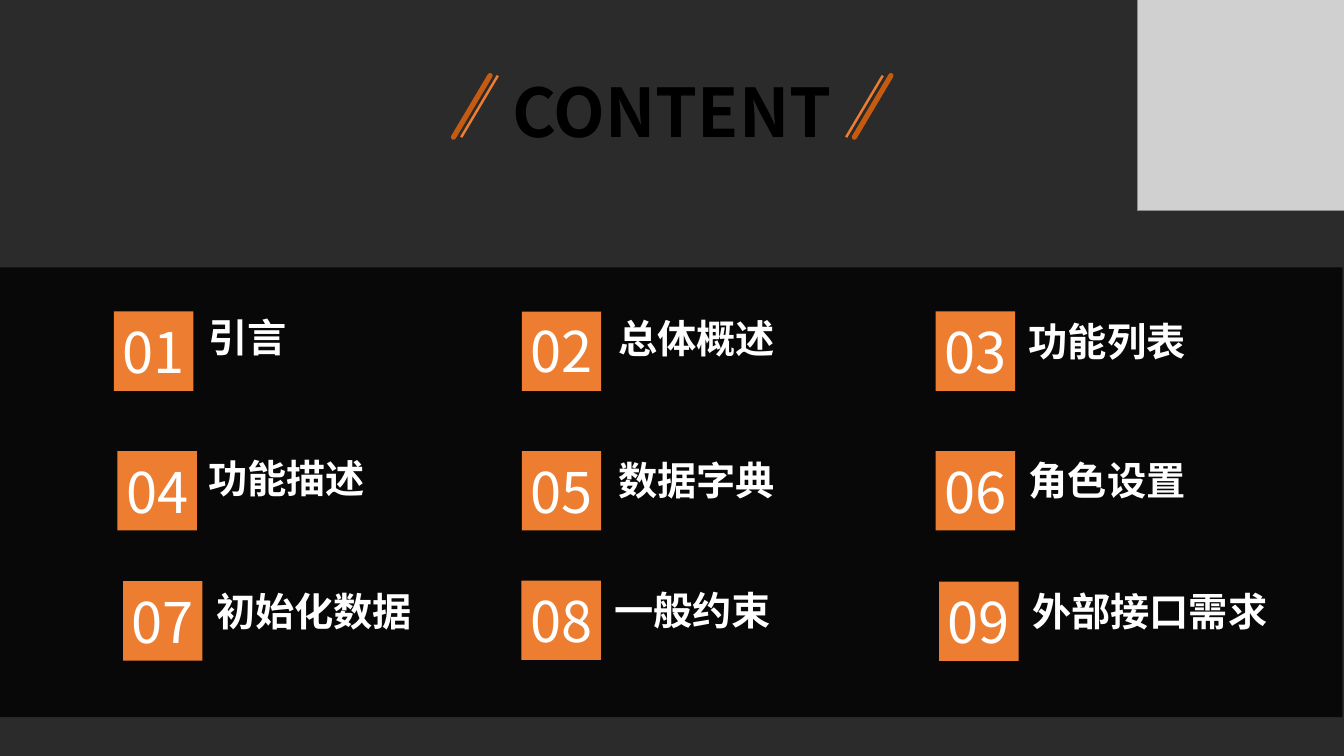
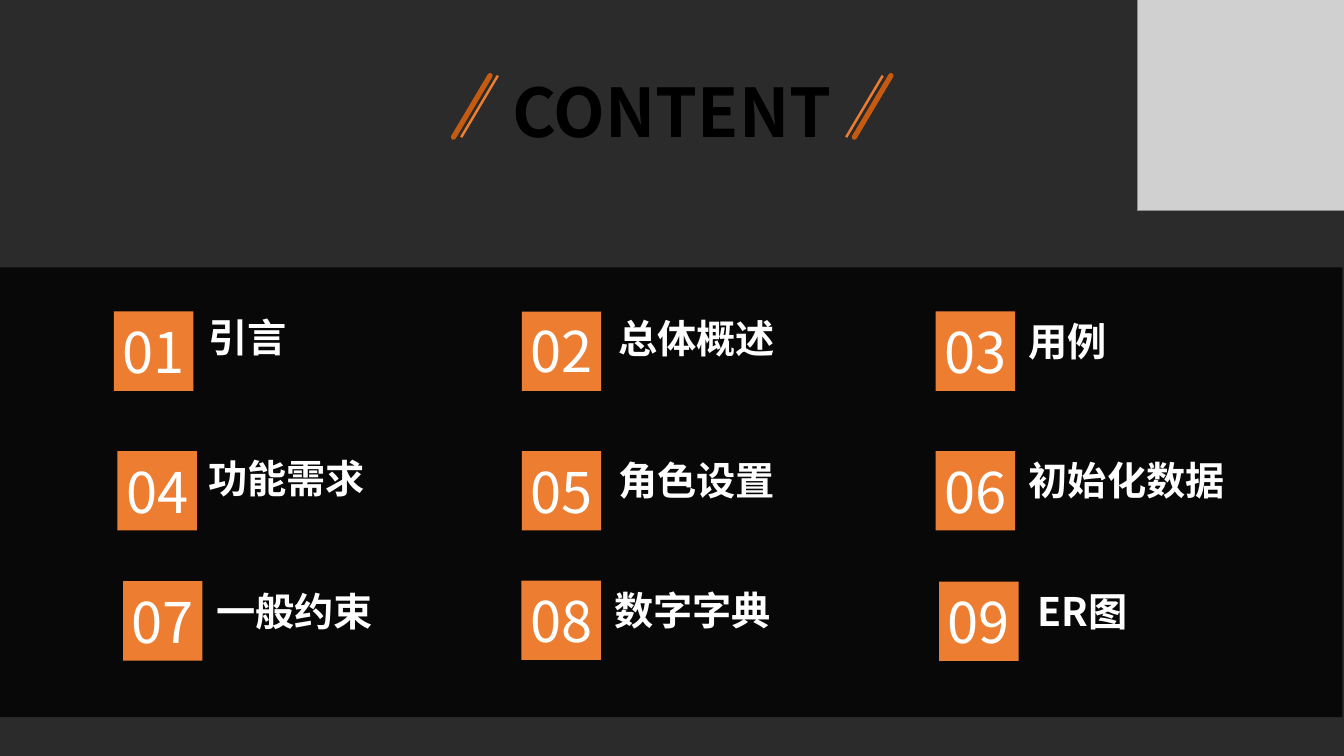
Before and after one commit to JanHonan/store, a slide deck: slide 2 of G2/软件工程系列课程教学辅助网站/非受控文档/温中磊/PRD2017-G2-软件需求规格说明ppt.pptx. Drawn at 1344x756 pixels with LibreOffice and Linux fonts; fonts in the diff are those of the drawing; grey boxes stand for pictures; background and template pictures are left out; a plain dark background stands for a picture behind light text. Boxes give left, top, right and bottom in pixels: in the first picture for what was removed or moved away, otherwise in the second. Text is boxed around its words. In the diff, an @@ line names an element or a change of style, - is before the commit and + after.

```diff
--- a/G2/软件工程系列课程教学辅助网站/非受控文档/温中磊/PRD2017-G2-软件需求规格说明ppt.pptx
+++ b/G2/软件工程系列课程教学辅助网站/非受控文档/温中磊/PRD2017-G2-软件需求规格说明ppt.pptx
@@ text at [1029, 323, 1107, 360]: text changed @@
-功能列表
+用例
@@ text at [208, 459, 365, 497]: text changed @@
-功能描述
+功能需求
@@ text at [618, 461, 775, 499]: text changed @@
-数据字典
+角色设置
@@ text at [1029, 461, 1225, 499]: text changed @@
-角色设置
+初始化数据
@@ text at [216, 592, 373, 630]: text changed @@
-初始化数据
+一般约束
@@ text at [615, 591, 772, 629]: text changed @@
-一般约束
+数字字典
@@ text at [1038, 594, 1128, 630]: text changed @@
-外部接口需求
+ER图
```
Also in this commit, not shown: 33 other slides changed, 5 slides added, 3 slides removed.
